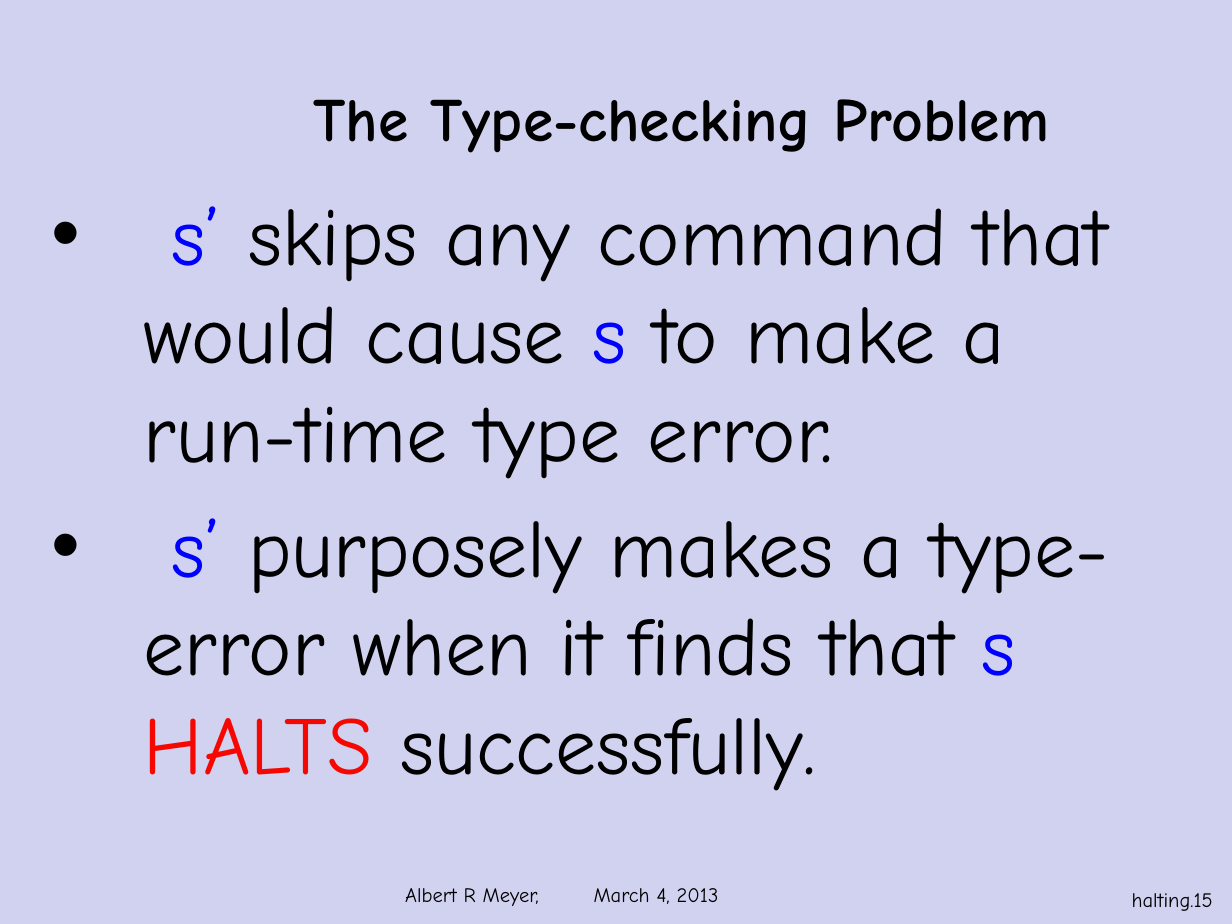
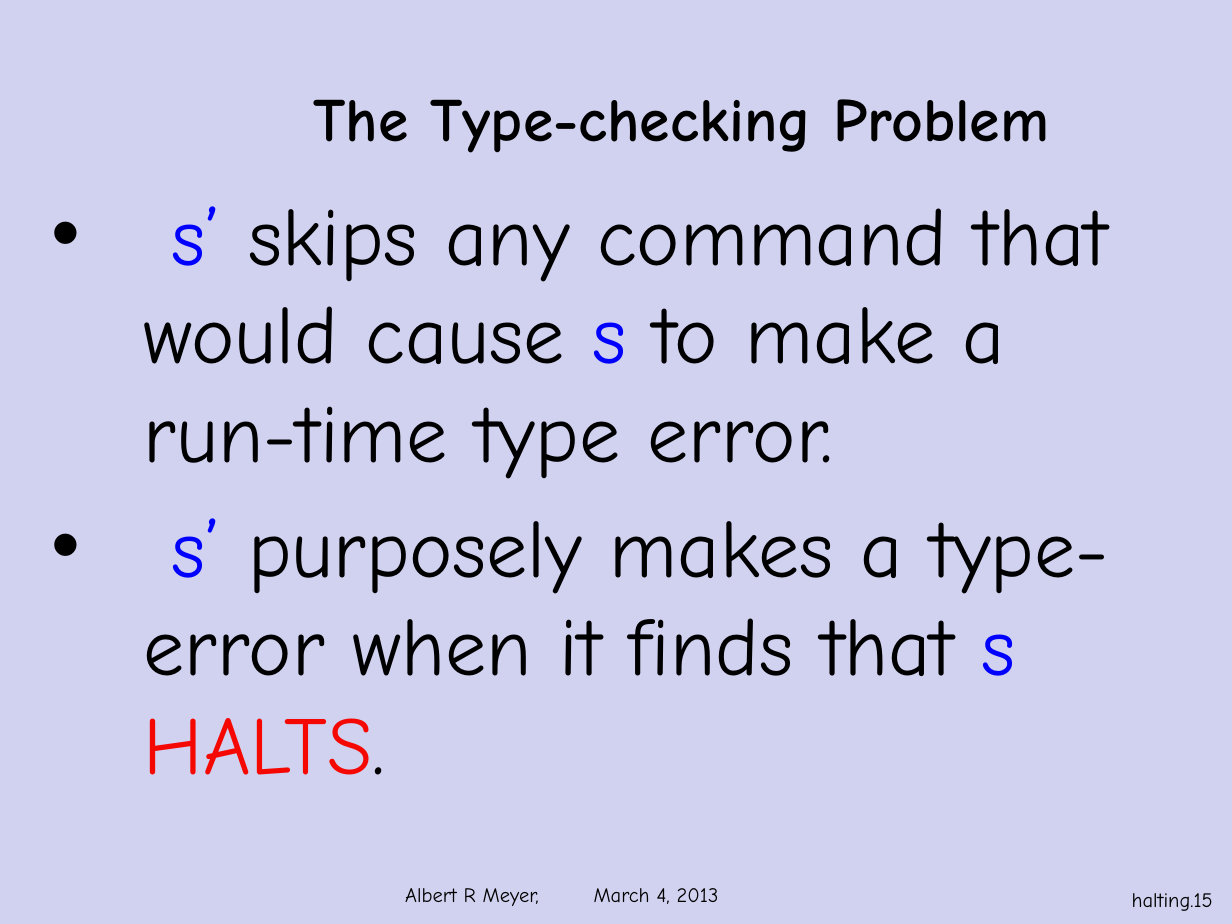
Before and after one commit to armeyer/mcs_web, a slide deck: slide 15 of spring13/slides13/halting-problem-no-diagram.pptx. Drawn at 1232x924 pixels with LibreOffice and Linux fonts; fonts in the diff are those of the drawing; background and template pictures are left out. Boxes give left, top, right and bottom in pixels: in the first picture for what was removed or moved away, otherwise in the second. Text is boxed around its words. In the diff, an @@ line names an element or a change of style, - is before the commit and + after.

Commit message:
edit halting-problem slides

```diff
--- a/spring13/slides13/halting-problem-no-diagram.pptx
+++ b/spring13/slides13/halting-problem-no-diagram.pptx
@@ text at (144, 518, 1109, 775): text changed @@
-• s’ purposely makes a type-error when it finds that s HALTS successfully.
+• s’ purposely makes a type-error when it finds that s HALTS.
```
Also in this commit, not shown: 14 other slides changed, 1 other file.
